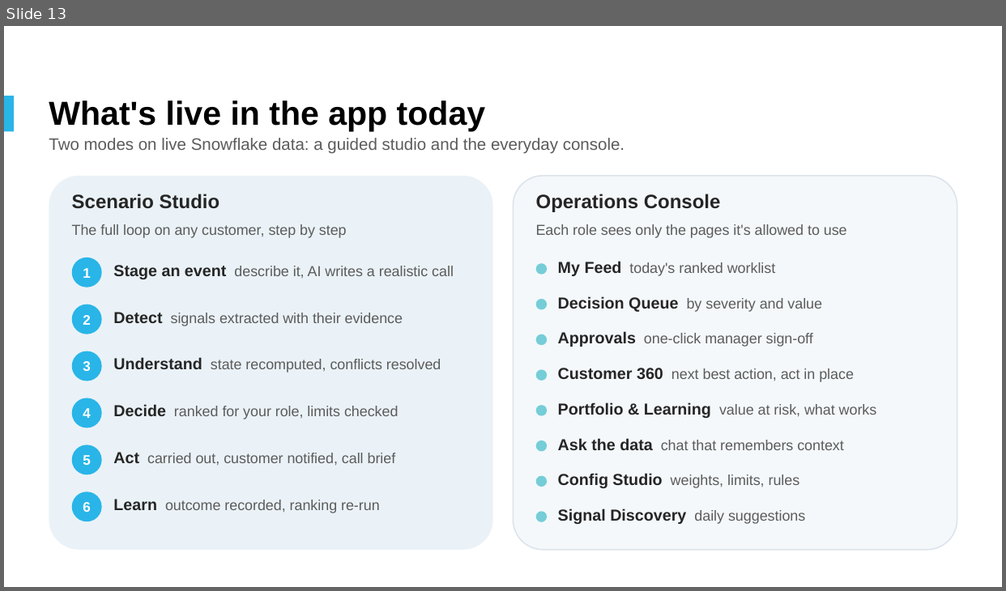
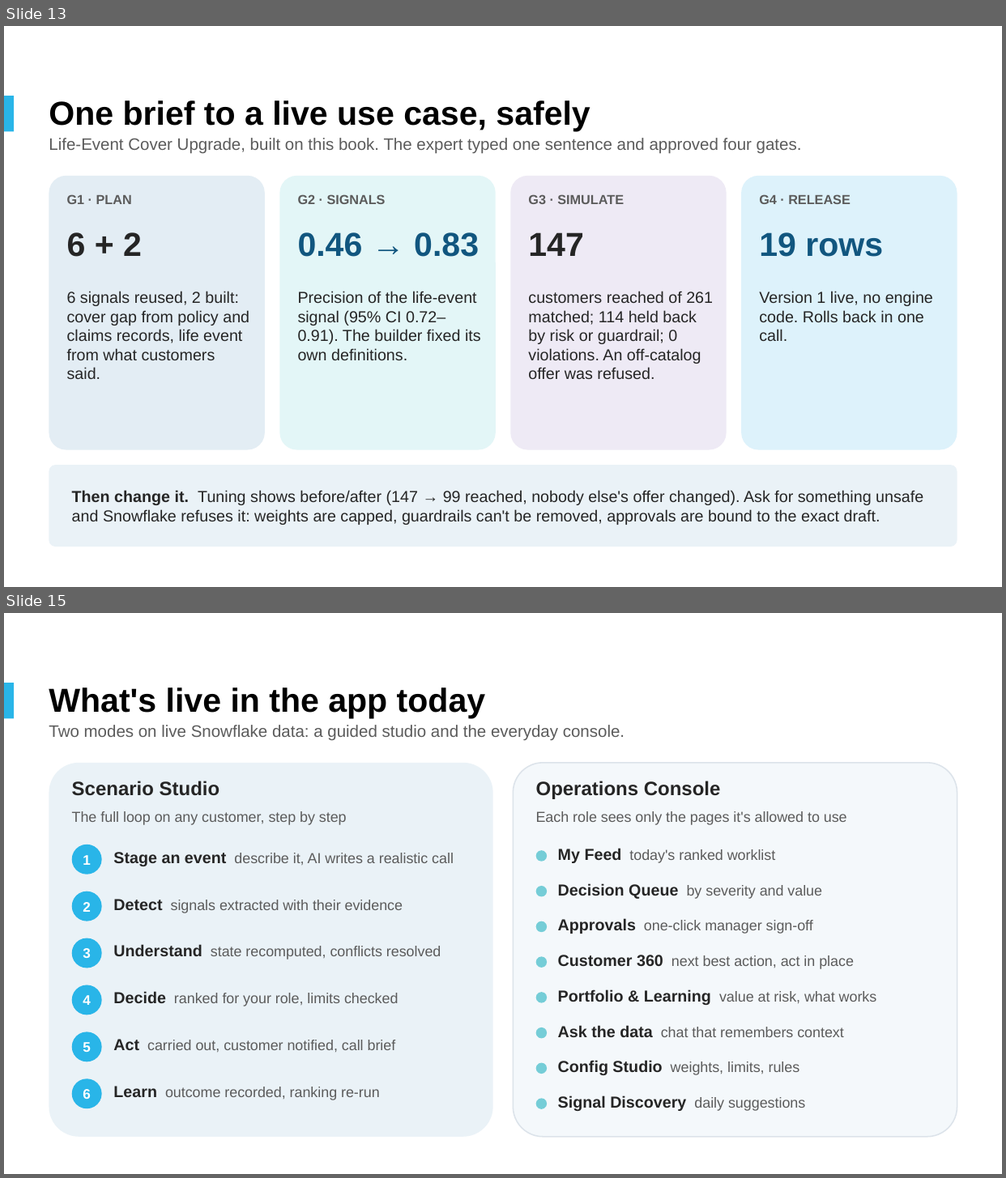
Before and after one commit to sairajsawant/snowflake-c360, a slide deck: deck/Customer360_Decisioning_Platform_Snowflake.pptx. Shown one above the other, each under a label of ours: slide 13 before the commit, slides 13 and 15 after it; the slides between them are not shown. The pictures are 1006x591 and 1006x1178 pixels, drawn with LibreOffice and Linux fonts; fonts in the diff are those of the drawing; background and template pictures are left out. Boxes give left, top, right and bottom in pixels: in the first picture for what was removed or moved away, otherwise in the second. Text is boxed around its words. In the diff, an @@ line names an element or a change of style, - is before the commit and + after.

Commit message:
feat: coco subagents mvp
Generated with [Snowflake CoCo](https://docs.snowflake.com/en/user-guide/cortex-code/cortex-code)

```diff
--- a/deck/Customer360_Decisioning_Platform_Snowflake.pptx
+++ b/deck/Customer360_Decisioning_Platform_Snowflake.pptx
@@ slide 13 added at (4,26,1002,587), background picture (left out) @@
@@ rectangle added at (4,96,14,132), fill #29B5E8 @@
@@ text added at (49,101,590,131), 24 pt, text #000000, bold @@
+One brief to a live use case, safely
@@ text added at (49,138,802,154), 12 pt, text #5B5B5B @@
+Life-Event Cover Upgrade, built on this book. The expert typed one sentence and approved four gates.
@@ rounded rectangle added at (49,176,265,450), fill #E3EDF4 @@
@@ text added at (67,194,132,204), 9.5 pt, text #5B5B5B, bold @@
+G1 · PLAN
@@ rounded rectangle added at (279,176,495,450), fill #E3F6F7 @@
@@ text added at (298,194,386,204), 9.5 pt, text #5B5B5B, bold @@
+G2 · SIGNALS
@@ rounded rectangle added at (511,176,727,450), fill #EEEAF5 @@
@@ text added at (528,194,624,204), 9.5 pt, text #5B5B5B, bold @@
+G3 · SIMULATE
@@ rounded rectangle added at (741,176,957,450), fill #DDF2FB @@
@@ text added at (759,194,850,204), 9.5 pt, text #5B5B5B, bold @@
+G4 · RELEASE
@@ text added at (67,233,142,257), 24 pt, text #252525, bold @@
+6 + 2
@@ text added at (298,233,479,257), 24 pt, text #11567F, bold @@
+0.46 → 0.83
@@ text added at (528,233,583,256), 24 pt, text #252525, bold @@
+147
@@ text added at (759,233,883,257), 24 pt, text #11567F, bold @@
+19 rows
@@ text added at (67,291,249,379), 11.5 pt, text #252525 @@
+6 signals reused, 2 built: cover gap from policy and claims records, life event from what customers said.
@@ text added at (298,291,481,361), 11.5 pt, text #252525 @@
+Precision of the life-event signal (95% CI 0.72–0.91). The builder fixed its own definitions.
@@ text added at (528,291,713,379), 11.5 pt, text #252525 @@
+customers reached of 261 matched; 114 held back by risk or guardrail; 0 violations. An off-catalog offer was refused.
@@ text added at (759,291,933,341), 11.5 pt, text #252525 @@
+Version 1 live, no engine code. Rolls back in one call.
@@ rounded rectangle added at (49,465,957,547), fill #EAF2F7 @@
@@ text added at (72,490,923,525), 11.5 pt, text #252525 @@
+Then change it. Tuning shows before/after (147 → 99 reached, nobody else's offer changed). Ask for something unsafe and Snowflake refuses it: weights are capped, guardrails can't be removed, approvals are bound to the exact draft.
@@ what was slide 13 is now slide 15 @@
```
Also in this commit, not shown: 7 slides changed, 1 other slide added, 37 other files.
